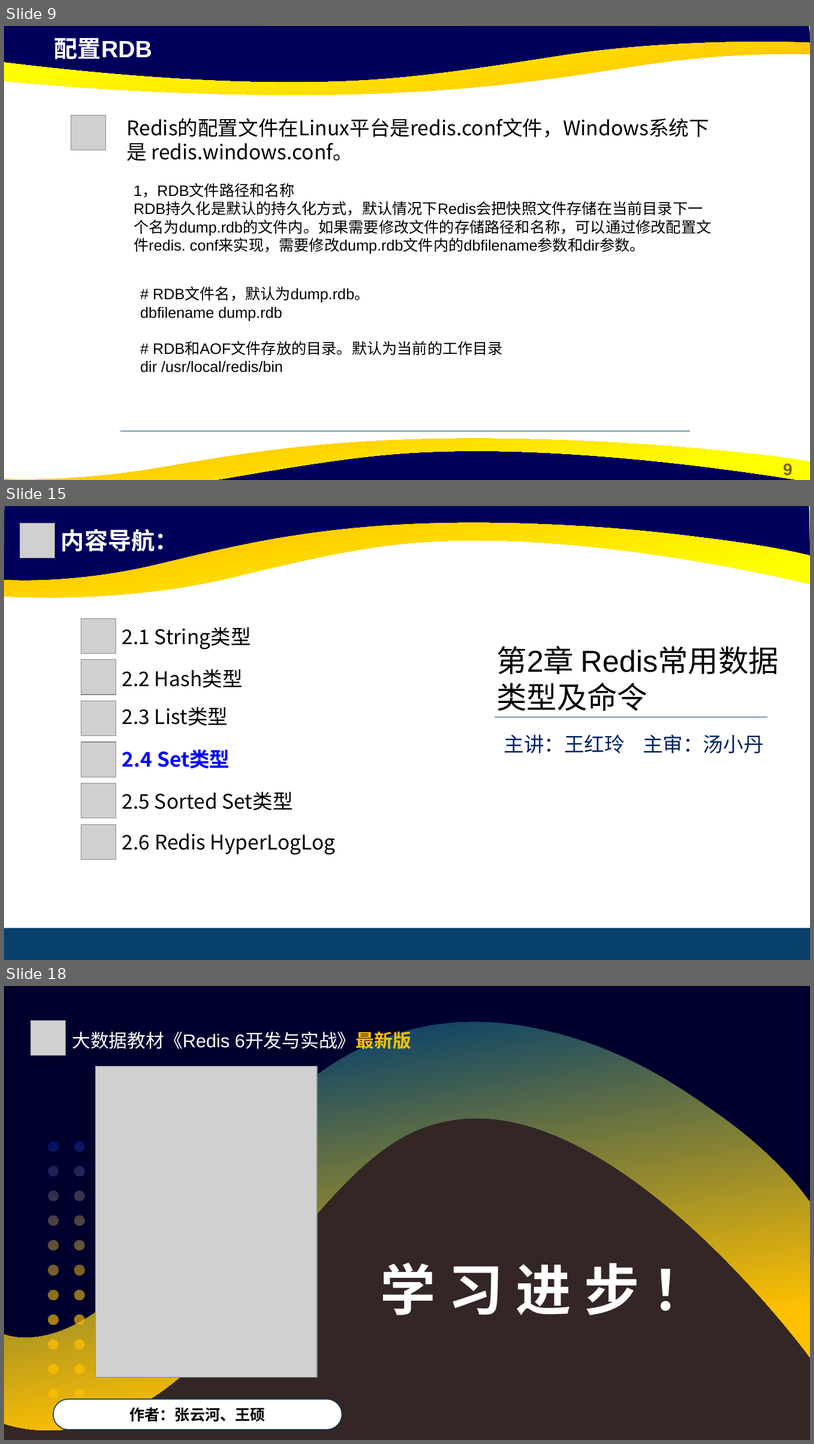
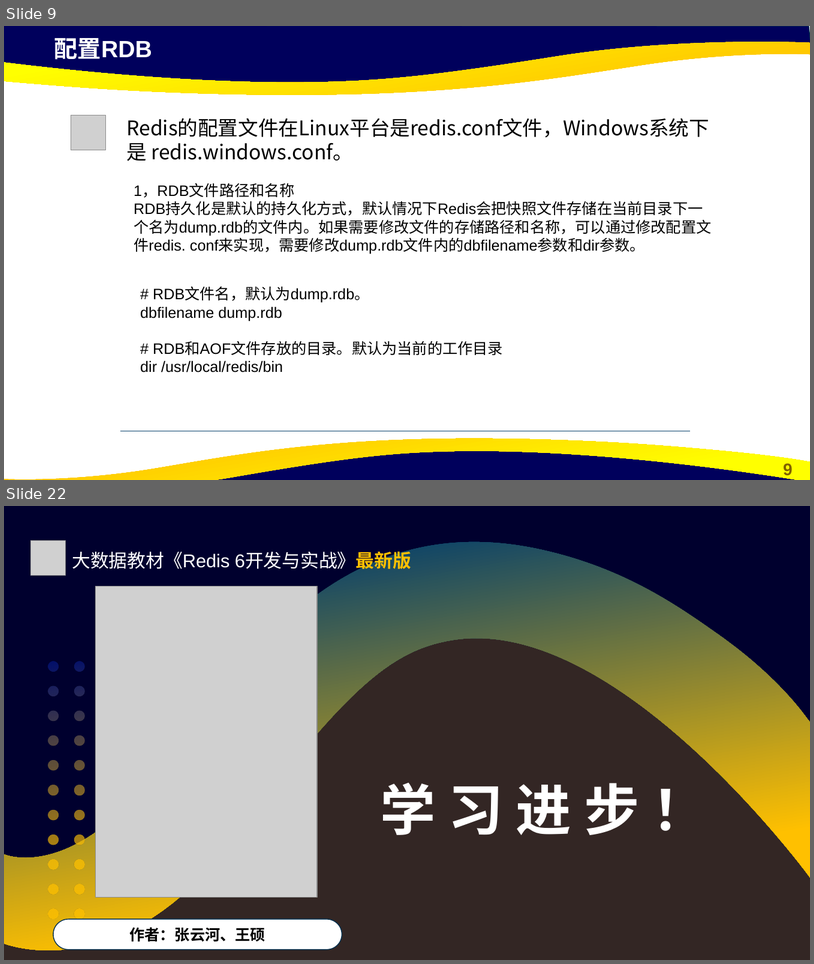
Before and after one commit to cxinping/Redis, a slide deck: ppt/第5章 Redis缓存持久化.pptx. Shown one above the other, each under a label of ours: slides 9, 15 and 18 before the commit, slides 9 and 22 after it; the slides between them are not shown. The pictures are 814x1444 and 814x964 pixels, drawn with LibreOffice and Linux fonts; fonts in the diff are those of the drawing; grey boxes stand for pictures; background and template pictures are left out. Boxes give left, top, right and bottom in pixels: in the first picture for what was removed or moved away, otherwise in the second. Text is boxed around its words. In the diff, an @@ line names an element or a change of style, - is before the commit and + after.

```diff
--- a/ppt/第5章 Redis缓存持久化.pptx
+++ b/ppt/第5章 Redis缓存持久化.pptx
@@ slide 15 removed at bbox=[4, 506, 810, 960], background #FFFFFF @@
@@ freeform shape removed at bbox=[4, 506, 810, 589] @@
@@ freeform shape removed at bbox=[4, 523, 810, 597] @@
@@ picture removed at bbox=[20, 523, 56, 559] @@
@@ text removed at bbox=[61, 529, 179, 552] @@
-内容导航：
@@ picture removed at bbox=[81, 619, 117, 654] @@
@@ text removed at bbox=[122, 627, 251, 649] @@
-2.1 String类型
@@ text removed at bbox=[497, 646, 779, 711] @@
-第2章 Redis常用数据
-类型及命令
@@ picture removed at bbox=[81, 660, 117, 695] @@
@@ text removed at bbox=[122, 669, 243, 688] @@
-2.2 Hash类型
@@ picture removed at bbox=[81, 701, 117, 736] @@
@@ text removed at bbox=[122, 706, 228, 726] @@
-2.3 List类型
@@ line removed from (495, 717) to (768, 717) @@
@@ text removed at bbox=[504, 734, 764, 753] @@
-主讲：王红玲 主审：汤小丹
@@ picture removed at bbox=[81, 742, 117, 777] @@
@@ text removed at bbox=[122, 749, 230, 768] @@
-2.4 Set类型
@@ picture removed at bbox=[81, 783, 117, 818] @@
@@ text removed at bbox=[122, 791, 293, 810] @@
-2.5 Sorted Set类型
@@ picture removed at bbox=[81, 824, 117, 859] @@
@@ text removed at bbox=[122, 833, 336, 855] @@
-2.6 Redis HyperLogLog
@@ rectangle removed at bbox=[4, 928, 810, 960] @@
@@ what was slide 18 is now slide 22 @@
```
Also in this commit, not shown: 2 slides changed, 10 slides added, 5 other slides removed, 1 other file.
